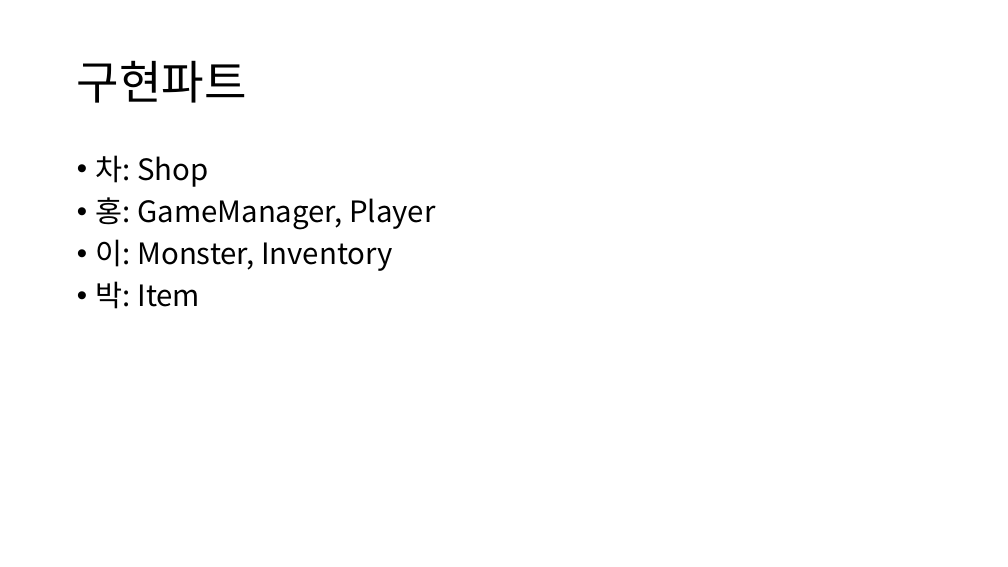
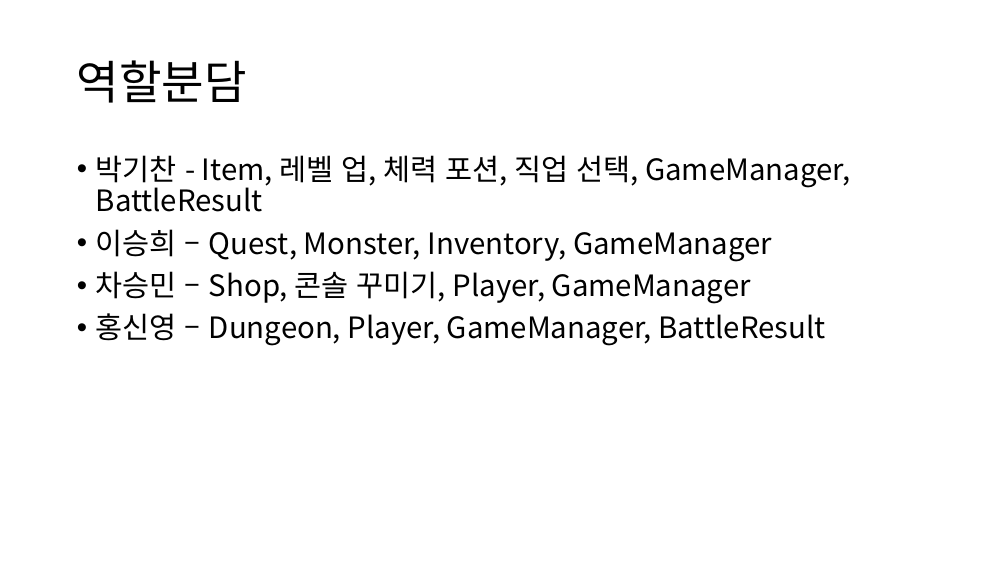
Before and after one commit to sh010207/TextRPG, a slide deck: slide 5 of 수조.pptx (slide 3 before the commit). Drawn at 1008x567 pixels with LibreOffice and Linux fonts; fonts in the diff are those of the drawing. Boxes give left, top, right and bottom in pixels: in the first picture for what was removed or moved away, otherwise in the second. Text is boxed around its words. In the diff, an @@ line names an element or a change of style, - is before the commit and + after.

```diff
--- a/수조.pptx
+++ b/수조.pptx
@@ title at [77, 60, 247, 103]: text changed @@
-구현파트
+역할분담
@@ text at [96, 155, 850, 346]: text changed @@
-• 차: Shop
-• 홍: GameManager, Player
-• 이: Monster, Inventory
-• 박: Item
+• 박기찬 - Item, 레벨 업, 체력 포션, 직업 선택, GameManager, BattleResult
+• 이승희 – Quest, Monster, Inventory, GameManager
+• 차승민 – Shop, 콘솔 꾸미기, Player, GameManager
+• 홍신영 – Dungeon, Player, GameManager, BattleResult
```
Also in this commit, not shown: 1 other slide changed, 17 slides added, 4 slides removed, 1 other file.
